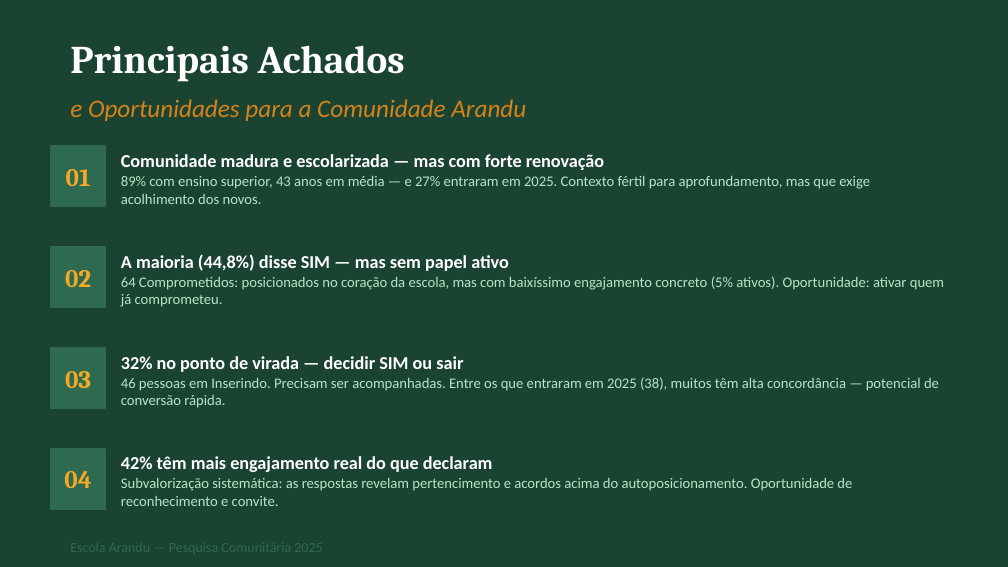
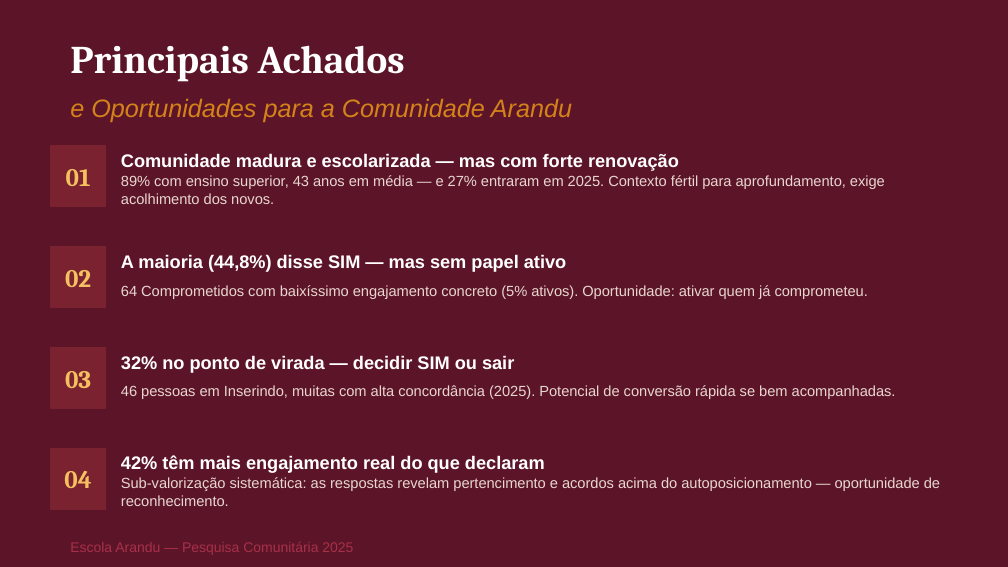
Before and after one commit to bruno-curta/arandu, a slide deck: slide 13 of Pesquisa_Comunidade_Arandu_2025.pptx. Drawn at 1008x567 pixels with LibreOffice and Linux fonts; fonts in the diff are those of the drawing. Boxes give left, top, right and bottom in pixels: in the first picture for what was removed or moved away, otherwise in the second. Text is boxed around its words. In the diff, an @@ line names an element or a change of style, - is before the commit and + after.

```diff
--- a/Pesquisa_Comunidade_Arandu_2025.pptx
+++ b/Pesquisa_Comunidade_Arandu_2025.pptx
@@ background #1B4332 to #5C1528 @@
@@ text at <box>121,175,885,204</box>: text changed; font Calibri to Arial; text colour #B7E4C7 to #E8D5D0 @@
-89% com ensino superior, 43 anos em média — e 27% entraram em 2025. Contexto fértil para aprofundamento, mas que exige acolhimento dos novos.
+89% com ensino superior, 43 anos em média — e 27% entraram em 2025. Contexto fértil para aprofundamento, exige acolhimento dos novos.
@@ text at <box>121,285,868,299</box>: text changed; font Calibri to Arial; text colour #B7E4C7 to #E8D5D0 @@
-64 Comprometidos: posicionados no coração da escola, mas com baixíssimo engajamento concreto (5% ativos). Oportunidade: ativar quem já comprometeu.
+64 Comprometidos com baixíssimo engajamento concreto (5% ativos). Oportunidade: ativar quem já comprometeu.
@@ text at <box>121,385,896,399</box>: text changed; font Calibri to Arial; text colour #B7E4C7 to #E8D5D0 @@
-46 pessoas em Inserindo. Precisam ser acompanhadas. Entre os que entraram em 2025 (38), muitos têm alta concordância — potencial de conversão rápida.
+46 pessoas em Inserindo, muitas com alta concordância (2025). Potencial de conversão rápida se bem acompanhadas.
@@ text colour #F4A828 to #F4C060 in 4 elements at <box>66,169,91,186</box>, <box>65,270,91,287</box>, <box>65,371,91,388</box>, <box>64,471,91,488</box> @@
@@ fill #2D6A4F to #7B2230; outline #2D6A4F 1 pt to #7B2230 1 pt in 4 elements at <box>50,146,106,207</box>, <box>50,247,106,307</box>, <box>50,348,106,408</box>, <box>50,449,106,509</box> @@
@@ font Calibri to Arial in 5 elements at <box>70,99,572,122</box>, <box>121,153,679,171</box>, <box>121,254,566,272</box>, <box>121,355,514,373</box>, <box>121,455,545,473</box> @@
@@ text at <box>121,477,940,506</box>: text changed; font Calibri to Arial; text colour #B7E4C7 to #E8D5D0 @@
-Subvalorização sistemática: as respostas revelam pertencimento e acordos acima do autoposicionamento. Oportunidade de reconhecimento e convite.
+Sub-valorização sistemática: as respostas revelam pertencimento e acordos acima do autoposicionamento — oportunidade de reconhecimento.
@@ text added at <box>70,542,353,555</box>, 10 pt, text #A83048 @@
+Escola Arandu — Pesquisa Comunitária 2025
```
Also in this commit, not shown: 12 other slides changed, 1 other file.
